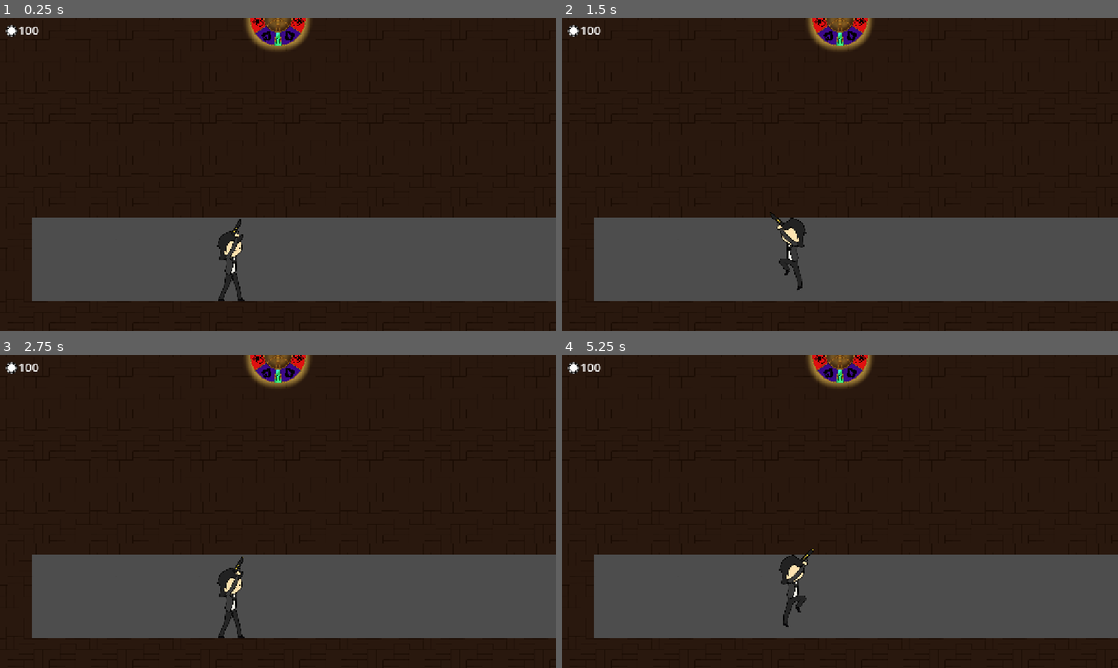
Above: before the commit, frames 1-4 (two rows, left to right).
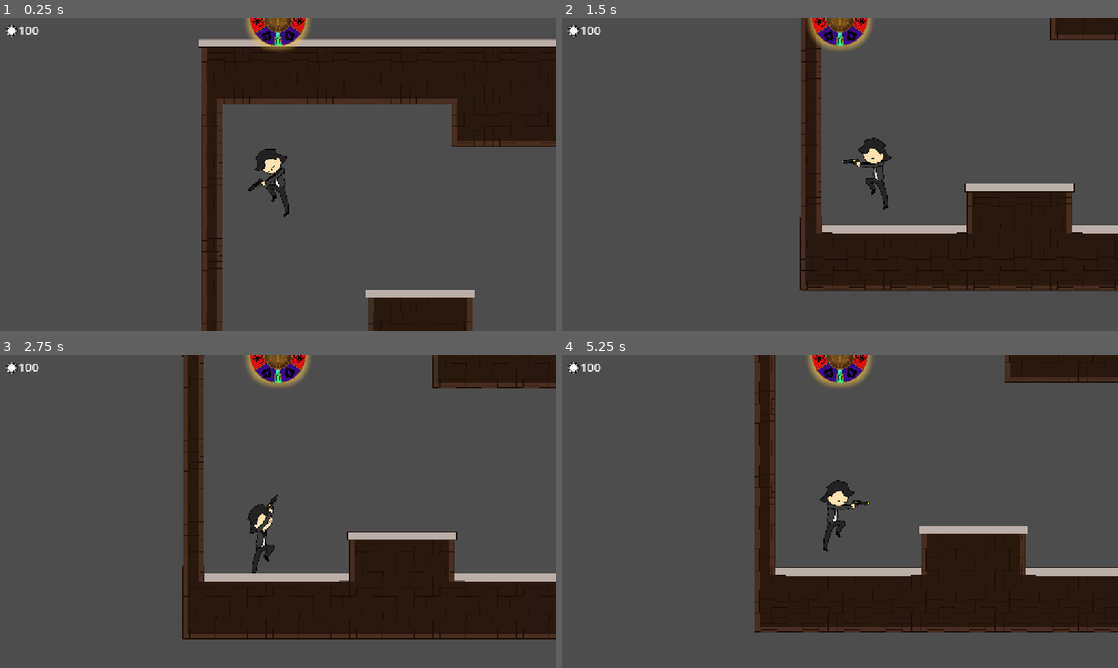
Above: after the commit, the same moments.

Repository: ClipperDev/spinning-game
Game: Godot game, scene res://main.tscn
The game is run twice, just before and just after one commit, with the same random seed, the same clock (stepped at 60 frames per second) and the same inputs. Before the commit the project starts from res://levels/test_world.tscn.
Inputs (mouse positions are in pixels of both pictures, inside the frame that each line leads up to):
- Up to frame 1 (0.25 s): no input
- Up to frame 2 (1.5 s): tap Enter (ui_accept) at 0.5, 0.6 s; move the mouse to (962, 158) at 0.52 s; hold Right (ui_right) from 0.53 s (still down); tap Space (jump) at 0.77, 0.8, 1.07, 1.35 s; move the mouse to (728, 190) at 1.27 s
- Up to frame 3 (2.75 s): tap Space (jump) at 1.52, 1.82, 2.3 s; tap Enter (ui_accept) at 1.55 s; move the mouse to (333, 442) at 2.02 s; release Right (ui_right) at 2.03 s; press the mouse at (333, 442) at 2.03 s; hold Left (ui_left) from 2.03 s (still down)
- Up to frame 4 (5.25 s): move the mouse to (812, 574) at 2.77 s; release Left (ui_left) at 2.78 s; release the mouse at (812, 574) at 2.78 s; hold Right (ui_right) 2.78-4.28 s; tap Q (spin) at 2.85 s; tap Space (jump) at 3.02, 3.32, 3.77, 3.8, 4.07, 4.52, 4.82, 5.1 s; tap Enter (ui_accept) at 3.05, 3.6, 4.35 s; move the mouse to (1006, 558) at 3.52 s; tap R (reload) at 4.15 s; move the mouse to (673, 464) at 4.27 s; hold Left (ui_left) 4.28-5.03 s; move the mouse to (867, 511) at 5.02 s; hold Right (ui_right) from 5.03 s (still down)

The runs differ from the first frame. In frame 1, 60% of the frame differs, in the area x 0-100%, y 0-100%; in frame 2, 83%; in frame 3, 85%; in frame 4, 84%.

Commit message:
enemy stuff setting up

Diff:
--- a/enemies/enemy.tscn
+++ /dev/null
@@ -1,11 +0,0 @@
-[gd_scene format=3 uid="uid://b0g7on7v3q77i"]
-
-[ext_resource type="Script" uid="uid://d2wtihvs7od1j" path="res://scripts/enemy.gd" id="1_fw1ev"]
-
-[sub_resource type="CircleShape2D" id="CircleShape2D_yffdw"]
-
-[node name="enemy" type="CharacterBody2D" unique_id=1303768994 groups=["enemy"]]
-script = ExtResource("1_fw1ev")
-
-[node name="CollisionShape2D" type="CollisionShape2D" parent="." unique_id=2085785906]
-shape = SubResource("CircleShape2D_yffdw")
--- a/enemies/enemy_base_state.gd
+++ /dev/null
@@ -1,4 +0,0 @@
-extends BaseState
-class_name EnemyState
-
-var player = Global.player
--- /dev/null
+++ b/enemies/pokerchip/base_poker.gd
@@ -0,0 +1,12 @@
+extends CharacterBody2D
+class_name PokerEnemy
+
+
+# Called when the node enters the scene tree for the first time.
+func _ready() -> void:
+	pass # Replace with function body.
+
+
+# Called every frame. 'delta' is the elapsed time since the previous frame.
+func _process(delta: float) -> void:
+	pass
--- a/enemies/pokerchip/base_poker.tscn
+++ b/enemies/pokerchip/base_poker.tscn
@@ -1,3 +1,44 @@
 [gd_scene format=3 uid="uid://b4twtsva0if78"]
 
+[ext_resource type="Script" uid="uid://btrkwxtl20rto" path="res://enemies/pokerchip/base_poker.gd" id="1_ujdfk"]
+[ext_resource type="Texture2D" uid="uid://d11adytjqs330" path="res://enemies/pokerchip/redpoker.png" id="2_ivgvl"]
+
+[sub_resource type="CircleShape2D" id="CircleShape2D_caei2"]
+radius = 44.911022
+
+[sub_resource type="SpriteFrames" id="SpriteFrames_yffdw"]
+animations = [{
+"frames": [{
+"duration": 1.0,
+"texture": ExtResource("2_ivgvl")
+}],
+"loop": 1,
+"name": &"default",
+"speed": 5.0
+}]
+
+[sub_resource type="CircleShape2D" id="CircleShape2D_yffdw"]
+radius = 39.012817
+
+[sub_resource type="CircleShape2D" id="CircleShape2D_qr2go"]
+radius = 52.009613
+
 [node name="base_poker" type="CharacterBody2D" unique_id=423833925]
+script = ExtResource("1_ujdfk")
+
+[node name="CollisionShape2D" type="CollisionShape2D" parent="." unique_id=748278101]
+shape = SubResource("CircleShape2D_caei2")
+
+[node name="AnimatedSprite2D" type="AnimatedSprite2D" parent="." unique_id=579358873]
+scale = Vector2(0.5, 0.5)
+sprite_frames = SubResource("SpriteFrames_yffdw")
+
+[node name="hitbox" type="Area2D" parent="." unique_id=2063577307]
+
+[node name="CollisionShape2D" type="CollisionShape2D" parent="hitbox" unique_id=829590395]
+shape = SubResource("CircleShape2D_yffdw")
+
+[node name="hurtbox" type="Area2D" parent="." unique_id=1983365552]
+
+[node name="CollisionShape2D" type="CollisionShape2D" parent="hurtbox" unique_id=1119341476]
+shape = SubResource("CircleShape2D_qr2go")
--- /dev/null
+++ b/enemies/pokerchip/poker_base_state.gd
@@ -0,0 +1,14 @@
+extends BaseState
+class_name PokerEnemyBaseState
+
+var player = Global.player
+var enemy: PokerEnemy
+
+func _on_owner_set():
+	enemy = handled_node as PokerEnemy
+	assert(enemy != null, "Cannot use state, null enemy %s" % name)
+
+func get_direction_to_player() -> int:
+	if player.global_position.x < enemy.global_position:
+		return 1
+	else: return -1
--- a/levels/test_world.tscn
+++ b/levels/test_world.tscn
@@ -2,7 +2,6 @@
 
 [ext_resource type="TileSet" uid="uid://dun726mvvq6m1" path="res://wall_tileset.tres" id="2_c576j"]
 [ext_resource type="PackedScene" uid="uid://c5coxd37o8782" path="res://player/player2/player.tscn" id="2_kbvng"]
-[ext_resource type="PackedScene" uid="uid://b0g7on7v3q77i" path="res://enemies/enemy.tscn" id="3_c576j"]
 
 [sub_resource type="WorldBoundaryShape2D" id="WorldBoundaryShape2D_yffdw"]
 
--- a/player/player2/player.tscn
+++ b/player/player2/player.tscn
@@ -235,11 +235,12 @@
 [node name="player" type="CharacterBody2D" unique_id=1388490003]
 collision_layer = 2
 script = ExtResource("1_koi66")
-gravity = 14.0
+gravity = 20.0
+extra_gravity = 12.0
 jump_buffer = 0.1
 coyote_time = 0.09
 speed = 300.0
-jump = 2000.0
+jump = 600.0
 
 [node name="Statemachine" type="Node" parent="." unique_id=1808324895]
 script = ExtResource("2_3pimp")
--- a/player/player2/player_script.gd
+++ b/player/player2/player_script.gd
@@ -9,6 +9,7 @@
 @onready var animation_player: AnimationPlayer = $AnimationPlayer
 
 @export var gravity: float = 10.0
+@export var extra_gravity: float = 20.0
 
 @export var jump_buffer: float
 @export var coyote_time: float
--- a/player/player2/states/fall.gd
+++ b/player/player2/states/fall.gd
@@ -9,7 +9,7 @@
 func physics_state(_delta: float) -> StringName:
 
 	apply_movement(_delta, state_acceleration, state_friction)
-	gravity_fall()
+	gravity_fall(player.extra_gravity)
 	player.move_and_slide()
 
 	if Input.is_action_just_pressed("jump"):
--- a/project.godot
+++ b/project.godot
@@ -11,7 +11,7 @@
 [application]
 
 config/name="prototypejam"
-run/main_scene="uid://bymfu3lcxrk63"
+run/main_scene="uid://dhoikfhvi4vjq"
 config/features=PackedStringArray("4.7", "Forward Plus")
 config/icon="res://icon.svg"
 
--- a/scripts/enemy.gd
+++ /dev/null
@@ -1,27 +0,0 @@
-class_name Enemy
-extends CharacterBody2D
-
-## entire script is a default godot placeholder i was lazy doing this ok
-
-const SPEED = 300.0
-const JUMP_VELOCITY = -400.0
-
-
-func _physics_process(delta: float) -> void:
-	# Add the gravity.
-	if not is_on_floor():
-		velocity += get_gravity() * delta
-
-	# Handle jump.
-	if Input.is_action_just_pressed("ui_accept") and is_on_floor():
-		velocity.y = JUMP_VELOCITY
-
-	# Get the input direction and handle the movement/deceleration.
-	# As good practice, you should replace UI actions with custom gameplay actions.
-	var direction := Input.get_axis("ui_left", "ui_right")
-	if direction:
-		velocity.x = direction * SPEED
-	else:
-		velocity.x = move_toward(velocity.x, 0, SPEED)
-
-	move_and_slide()
Not shown, added: enemies/pokerchip/base_poker.gd.uid
Renamed: enemies/enemy_base_state.gd.uid -> enemies/pokerchip/poker_base_state.gd.uid
Not shown, removed: scripts/enemy.gd.uid
